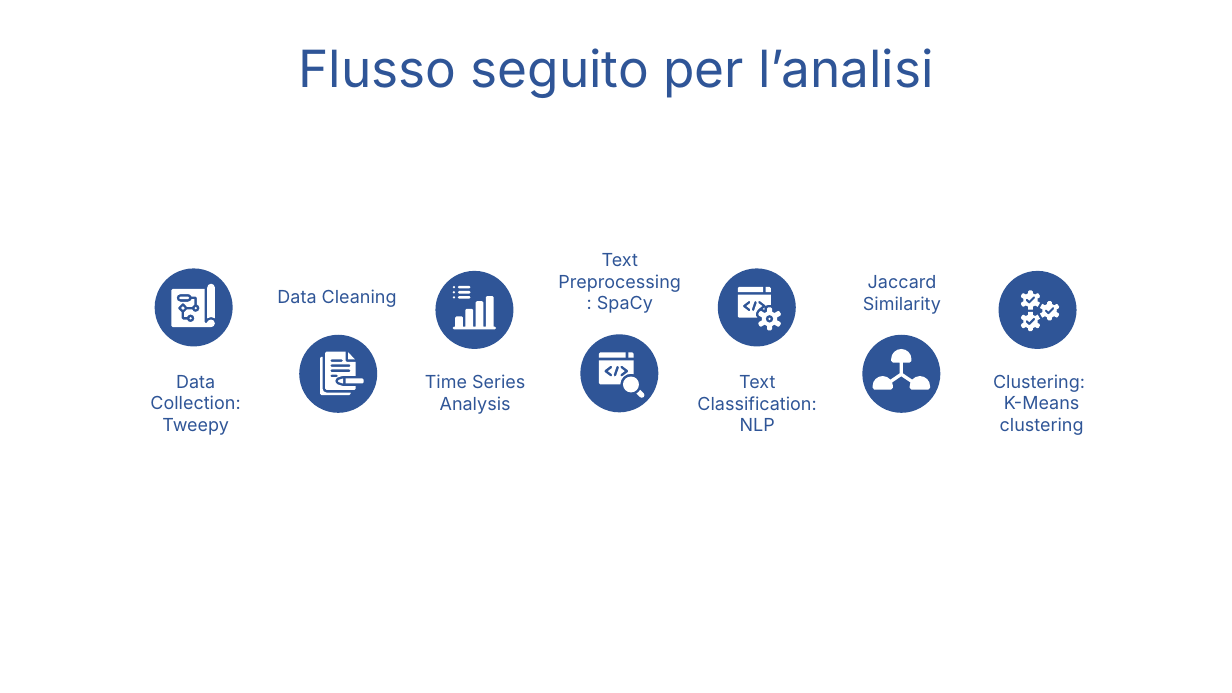
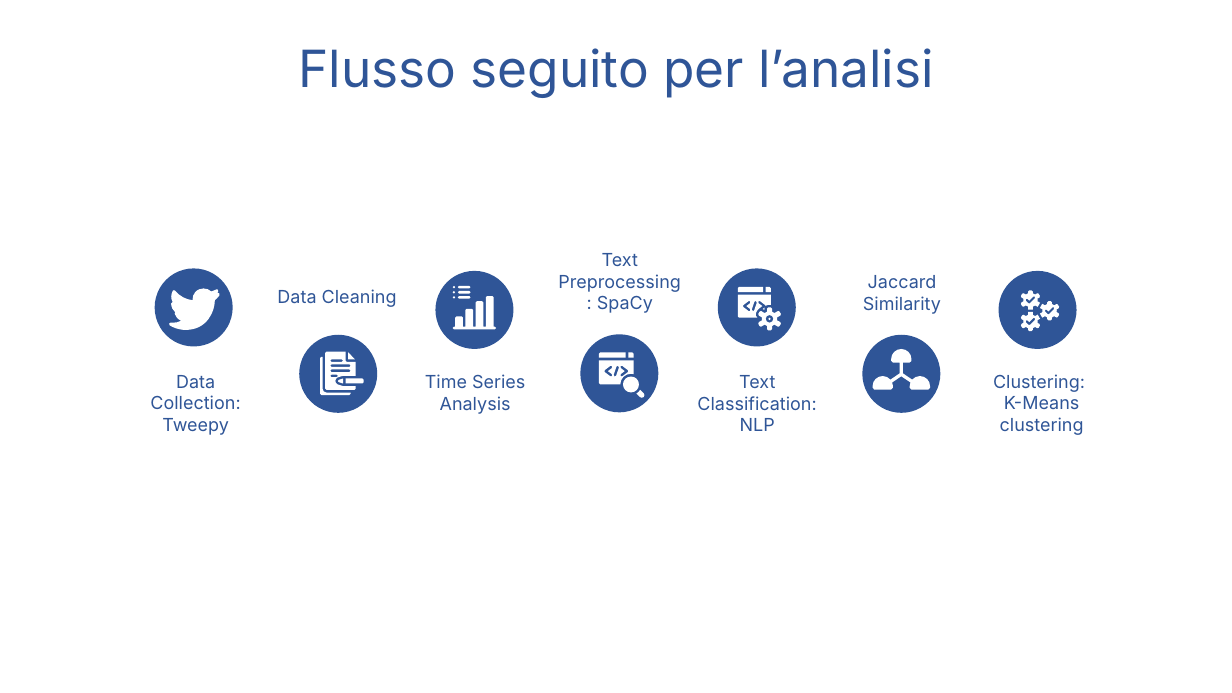
Before and after one commit to MarcoMolinati/VisualizzazioneScientifica, a slide deck: slide 4 of Presentazione/Twitter Sentiment Analysis.pptx (slide 3 before the commit). Drawn at 1232x693 pixels with LibreOffice and Linux fonts; fonts in the diff are those of the drawing; background and template pictures are left out. Boxes give left, top, right and bottom in pixels: in the first picture for what was removed or moved away, otherwise in the second. Text is boxed around its words. In the diff, an @@ line names an element or a change of style, - is before the commit and + after.

```diff
--- a/Presentazione/Twitter Sentiment Analysis.pptx
+++ b/Presentazione/Twitter Sentiment Analysis.pptx
@@ freeform shape: place and size @@
-freeform shape at <box>172,289,215,327</box>
+freeform shape at <box>169,288,220,330</box>
@@ group removed at <box>179,284,214,320</box>: 5 freeform shapes @@
```
Also in this commit, not shown: 7 other slides changed, 1 slide added, 1 other file.
